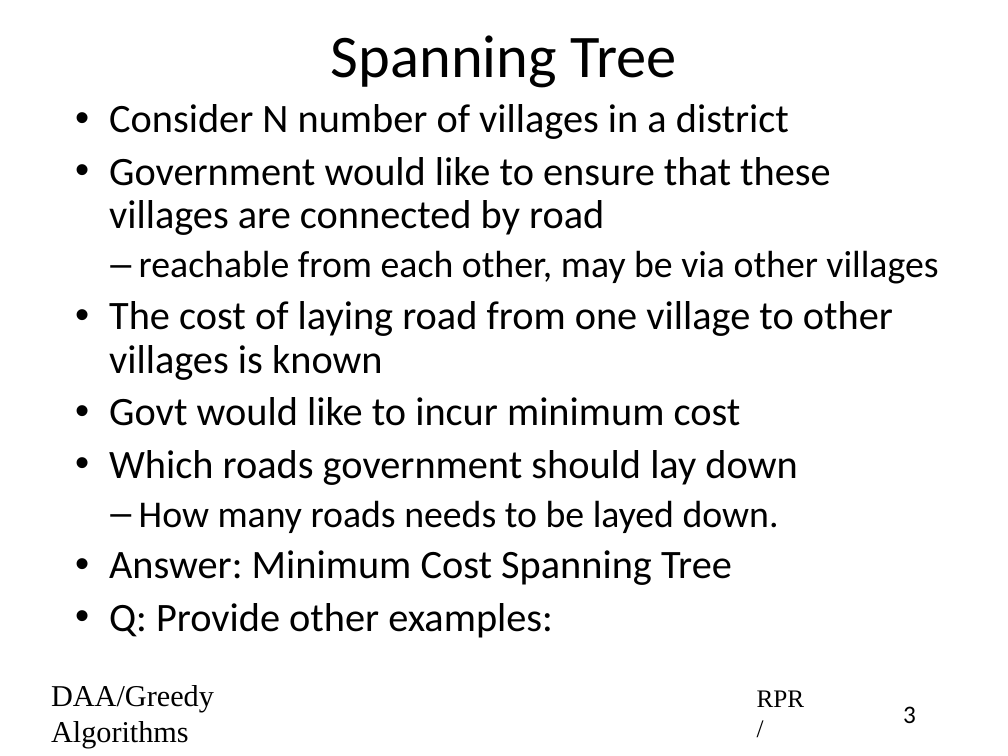
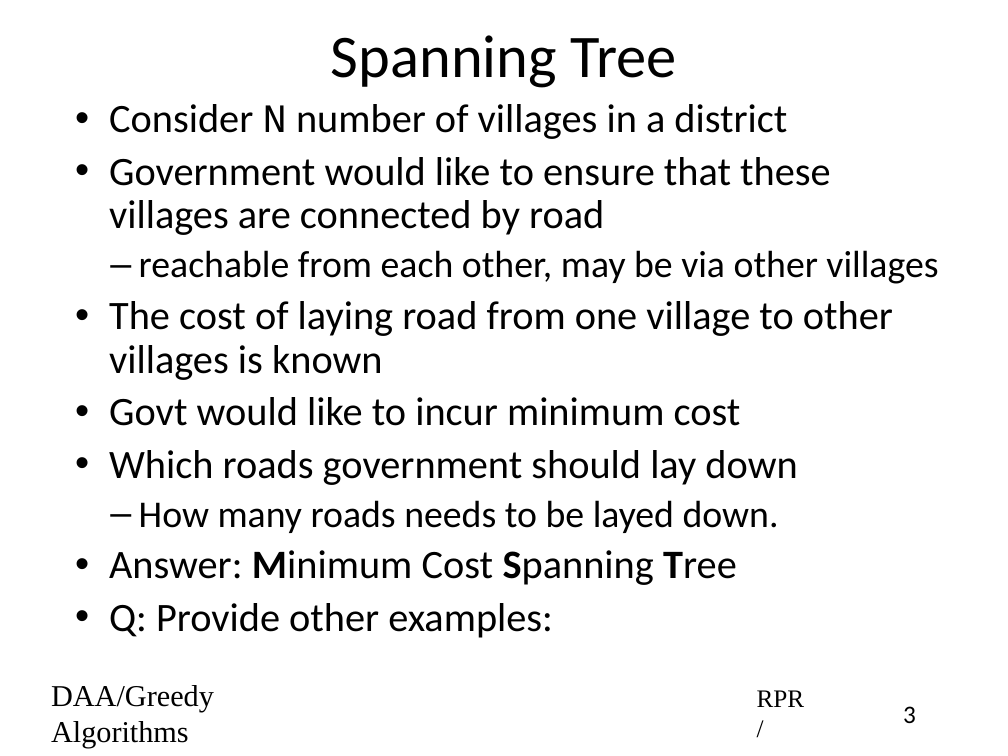
Before and after one commit to rprustagi/2019-17CS43-DAA, a slide deck: slide 3 of Slides-RPR/2019-H1-DAA-L24-Greedy-Algo-MCST-Prim.pptx. Drawn at 1008x756 pixels with LibreOffice and Linux fonts; fonts in the diff are those of the drawing. Boxes give left, top, right and bottom in pixels: in the first picture for what was removed or moved away, otherwise in the second. Text is boxed around its words. In the diff, an @@ line names an element or a change of style, - is before the commit and + after.

```diff
--- a/Slides-RPR/2019-H1-DAA-L24-Greedy-Algo-MCST-Prim.pptx
+++ b/Slides-RPR/2019-H1-DAA-L24-Greedy-Algo-MCST-Prim.pptx
@@ text at [109, 104, 787, 585]: font Calibri to Courier New in "N"; bold on in "Minimum Spanning Tree" @@
```
Also in this commit, not shown: 3 other slides changed, 2 slides removed, 2 other files.
